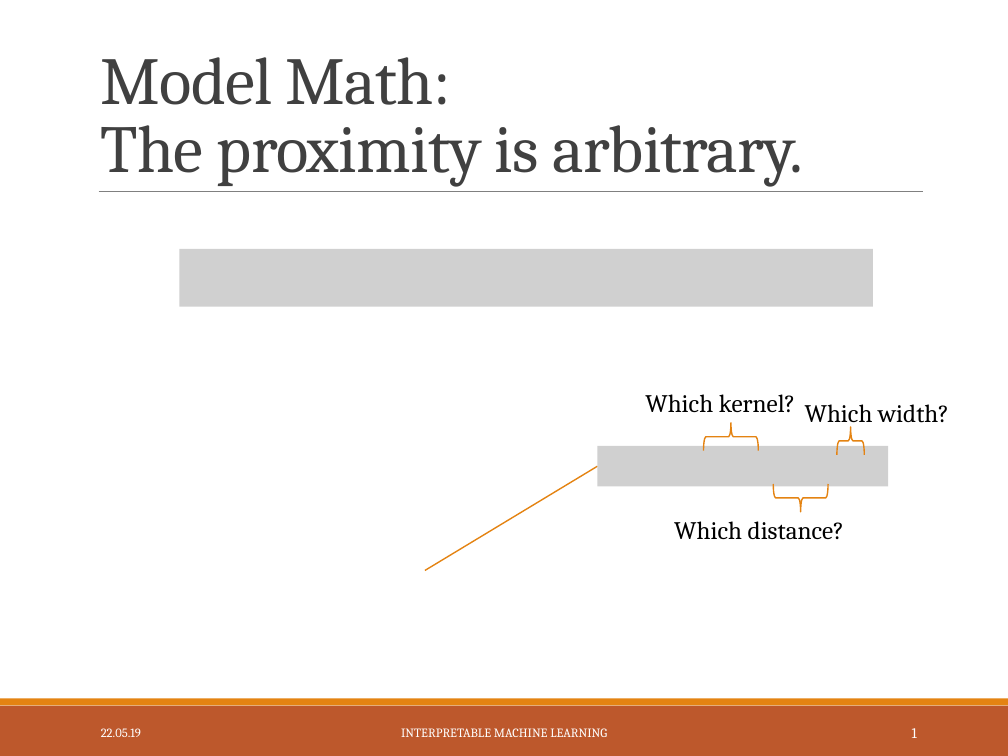
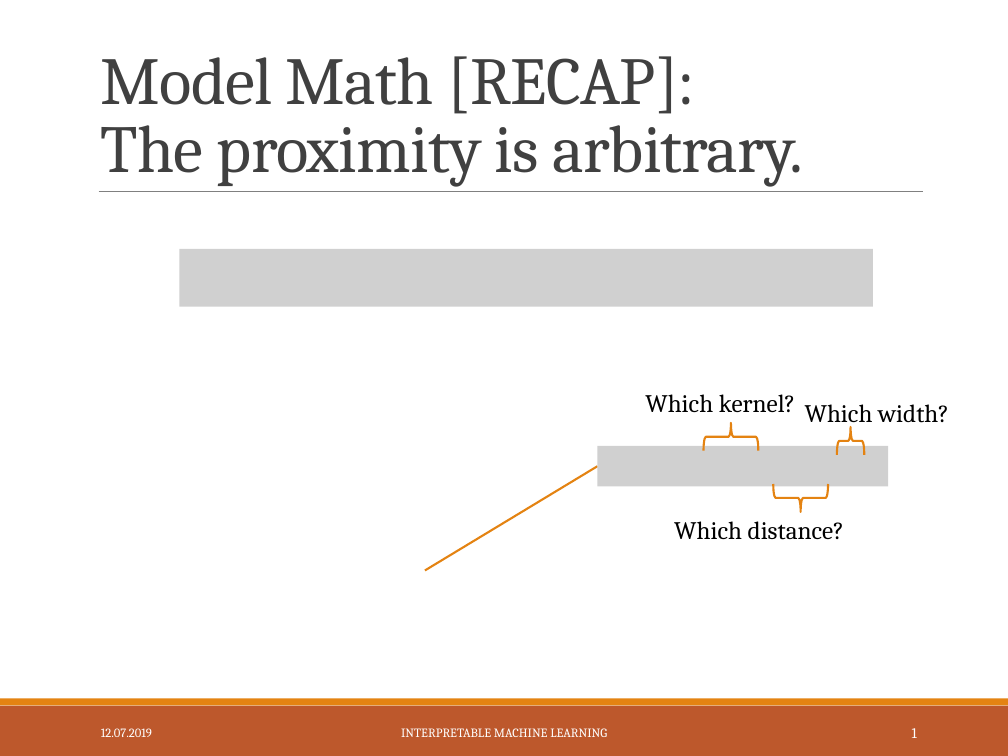
Before and after one commit to slds-lmu/iml_methods_limitations, a slide deck: slide 2 of Slides/LIME-neighbourhood.pptx. Drawn at 1008x756 pixels with LibreOffice and Linux fonts; fonts in the diff are those of the drawing; grey boxes stand for pictures. Boxes give left, top, right and bottom in pixels: in the first picture for what was removed or moved away, otherwise in the second. Text is boxed around its words. In the diff, an @@ line names an element or a change of style, - is before the commit and + after.

```diff
--- a/Slides/LIME-neighbourhood.pptx
+++ b/Slides/LIME-neighbourhood.pptx
@@ title at <box>101,56,803,187</box>: text changed @@
-Model Math:
-The proximity is arbitrary.
+Model Math [RECAP]:
+The proximity is arbitrary.
@@ left brace at <box>773,484,828,512</box>: outline #E48312 1 pt to #E48312 1.5 pt @@
@@ text at <box>101,728,152,737</box>: text changed @@
-22.05.19
+12.07.2019
```
Also in this commit, not shown: 35 other slides changed.
